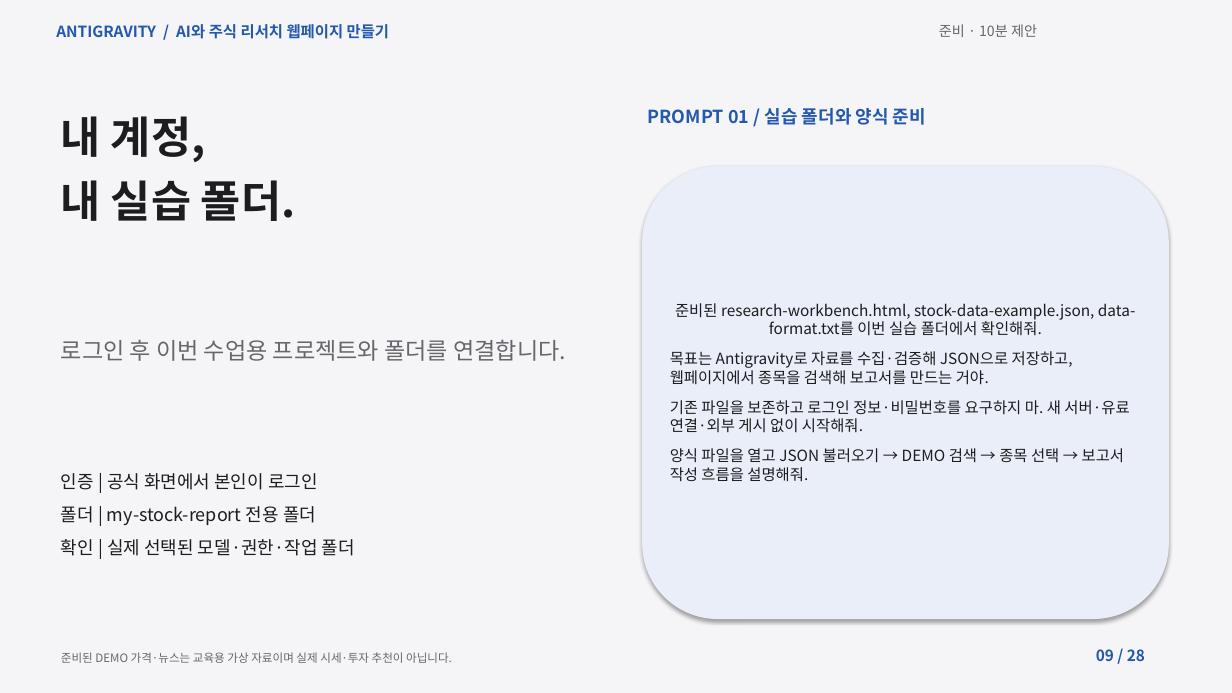
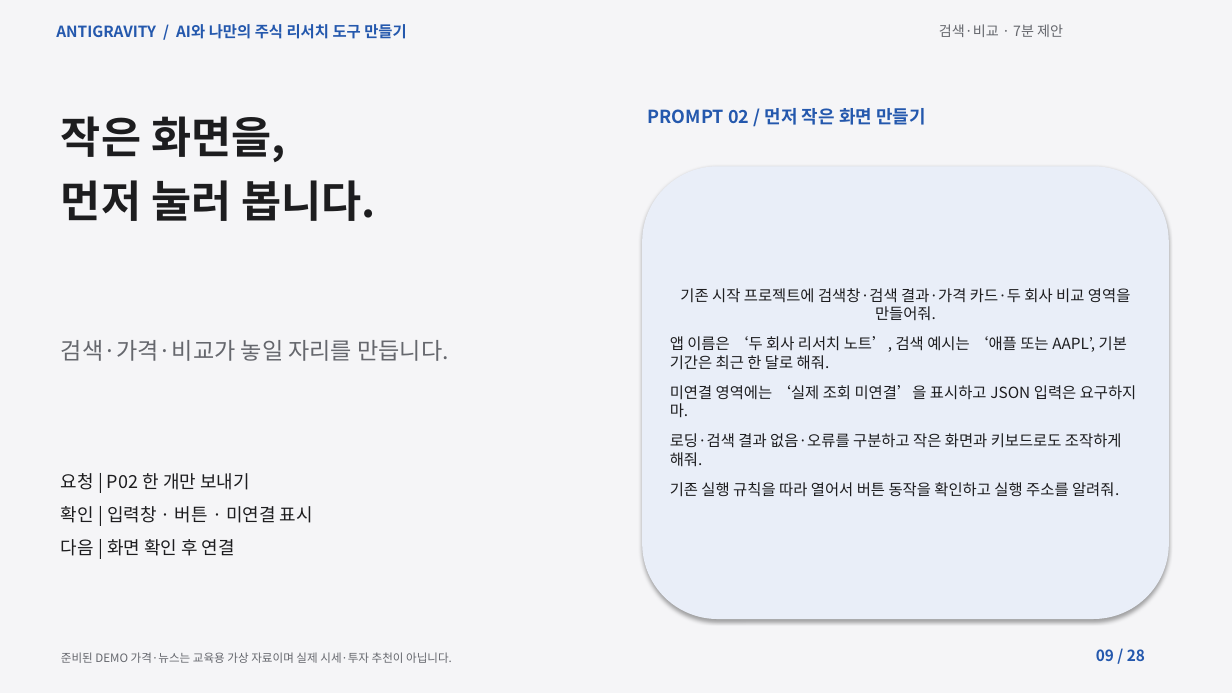
Before and after one commit to elect94/reportsol, a slide deck: slide 9 of materials/lecture.pptx. Drawn at 1232x693 pixels with LibreOffice and Linux fonts; fonts in the diff are those of the drawing. Boxes give left, top, right and bottom in pixels: in the first picture for what was removed or moved away, otherwise in the second. Text is boxed around its words. In the diff, an @@ line names an element or a change of style, - is before the commit and + after.

```diff
--- a/materials/lecture.pptx
+++ b/materials/lecture.pptx
@@ text at (56, 24, 406, 39): text changed @@
-ANTIGRAVITY / AI와 주식 리서치 웹페이지 만들기
+ANTIGRAVITY / AI와 나만의 주식 리서치 도구 만들기
@@ text at (939, 24, 1063, 37): text changed @@
-준비 · 10분 제안
+검색·비교 · 7분 제안
@@ text at (61, 116, 375, 221): text changed @@
-내 계정,
-내 실습 폴더.
+작은 화면을,
+먼저 눌러 봅니다.
@@ text at (648, 108, 926, 125): text changed @@
-PROMPT 01 / 실습 폴더와 양식 준비
+PROMPT 02 / 먼저 작은 화면 만들기
@@ text in rounded rectangle at (670, 288, 1137, 497): text changed @@
-준비된 research-workbench.html, stock-data-example.json, data-format.txt를 이번 실습 폴더에서 확인해줘.
-목표는 Antigravity로 자료를 수집·검증해 JSON으로 저장하고, 웹페이지에서 종목을 검색해 보고서를 만드는 거야.
-기존 파일을 보존하고 로그인 정보·비밀번호를 요구하지 마. 새 서버·유료 연결·외부 게시 없이 시작해줘.
-양식 파일을 열고 JSON 불러오기 → DEMO 검색 → 종목 선택 → 보고서 작성 흐름을 설명해줘.
+기존 시작 프로젝트에 검색창·검색 결과·가격 카드·두 회사 비교 영역을 만들어줘.
+앱 이름은 ‘두 회사 리서치 노트’, 검색 예시는 ‘애플 또는 AAPL’, 기본 기간은 최근 한 달로 해줘.
+미연결 영역에는 ‘실제 조회 미연결’을 표시하고 JSON 입력은 요구하지 마.
+로딩·검색 결과 없음·오류를 구분하고 작은 화면과 키보드로도 조작하게 해줘.
+기존 실행 규칙을 따라 열어서 버튼 동작을 확인하고 실행 주소를 알려줘.
@@ text at (61, 340, 448, 361): text changed @@
-로그인 후 이번 수업용 프로젝트와 폴더를 연결합니다.
+검색·가격·비교가 놓일 자리를 만듭니다.
@@ text at (61, 473, 313, 556): text changed @@
-인증 | 공식 화면에서 본인이 로그인
-폴더 | my-stock-report 전용 폴더
-확인 | 실제 선택된 모델·권한·작업 폴더
+요청 | P02 한 개만 보내기
+확인 | 입력창 · 버튼 · 미연결 표시
+다음 | 화면 확인 후 연결
```
Also in this commit, not shown: 26 other slides changed, 1 slide added, 1 slide removed, 26 other files.
